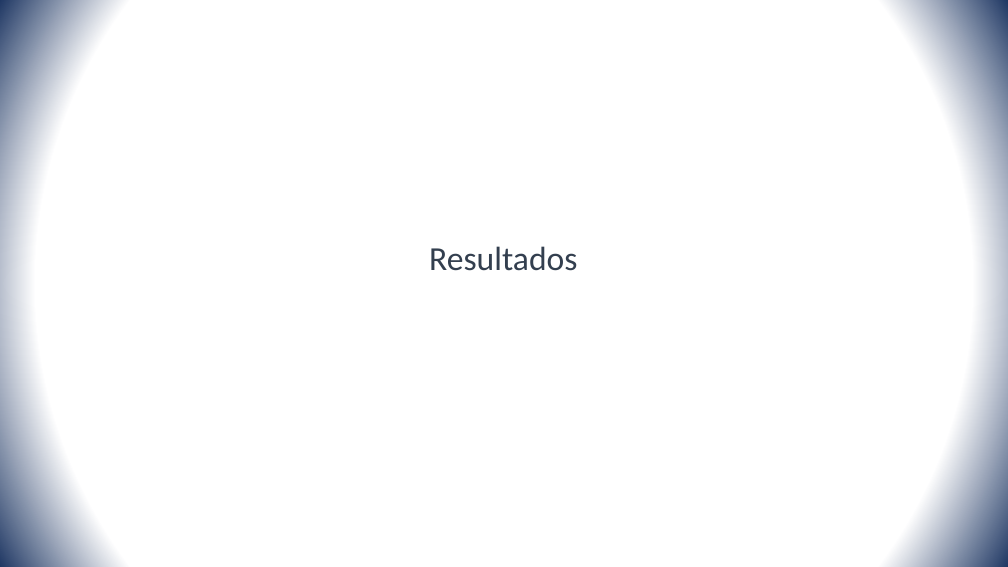
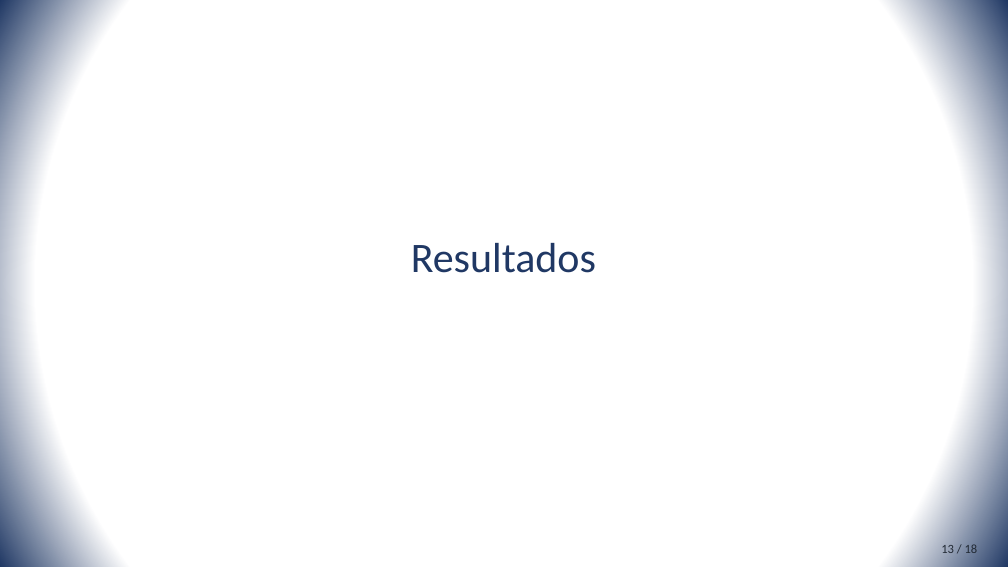
Before and after one commit to rustanitu/atfgtex, a slide deck: slide 13 of presentation/presentation.pptm (slide 11 before the commit). Drawn at 1008x567 pixels with LibreOffice and Linux fonts; fonts in the diff are those of the drawing. Boxes give left, top, right and bottom in pixels: in the first picture for what was removed or moved away, otherwise in the second. Text is boxed around its words. In the diff, an @@ line names an element or a change of style, - is before the commit and + after.

```diff
--- a/presentation/presentation.pptm
+++ b/presentation/presentation.pptm
@@ title "Resultados" at <box>411,243,596,273</box>: size 32 to 40 pt, text colour #333F50 to #203864 @@
@@ text added at <box>941,544,978,553</box>, 12 pt, text #222A35 @@
+13 / 18
```
Also in this commit, not shown: 12 other slides changed, 4 slides added, 2 slides removed, 1 other file.
